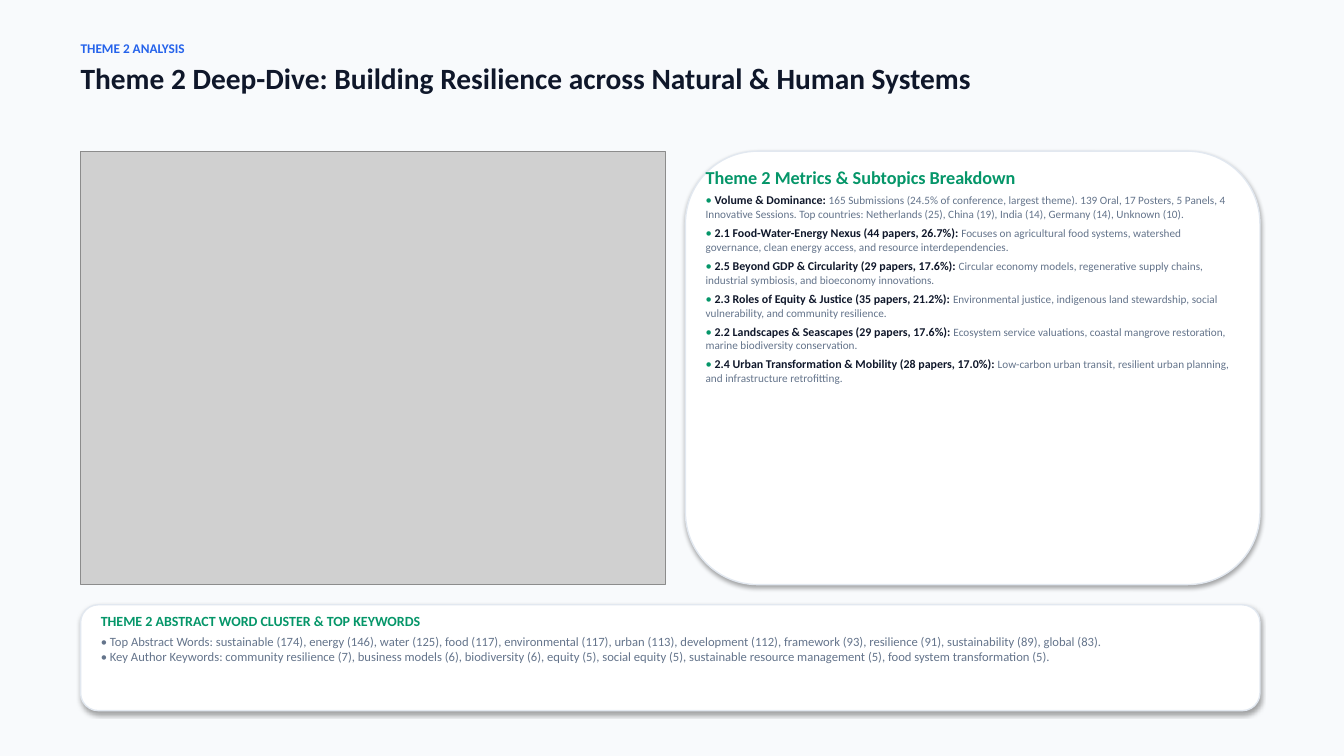
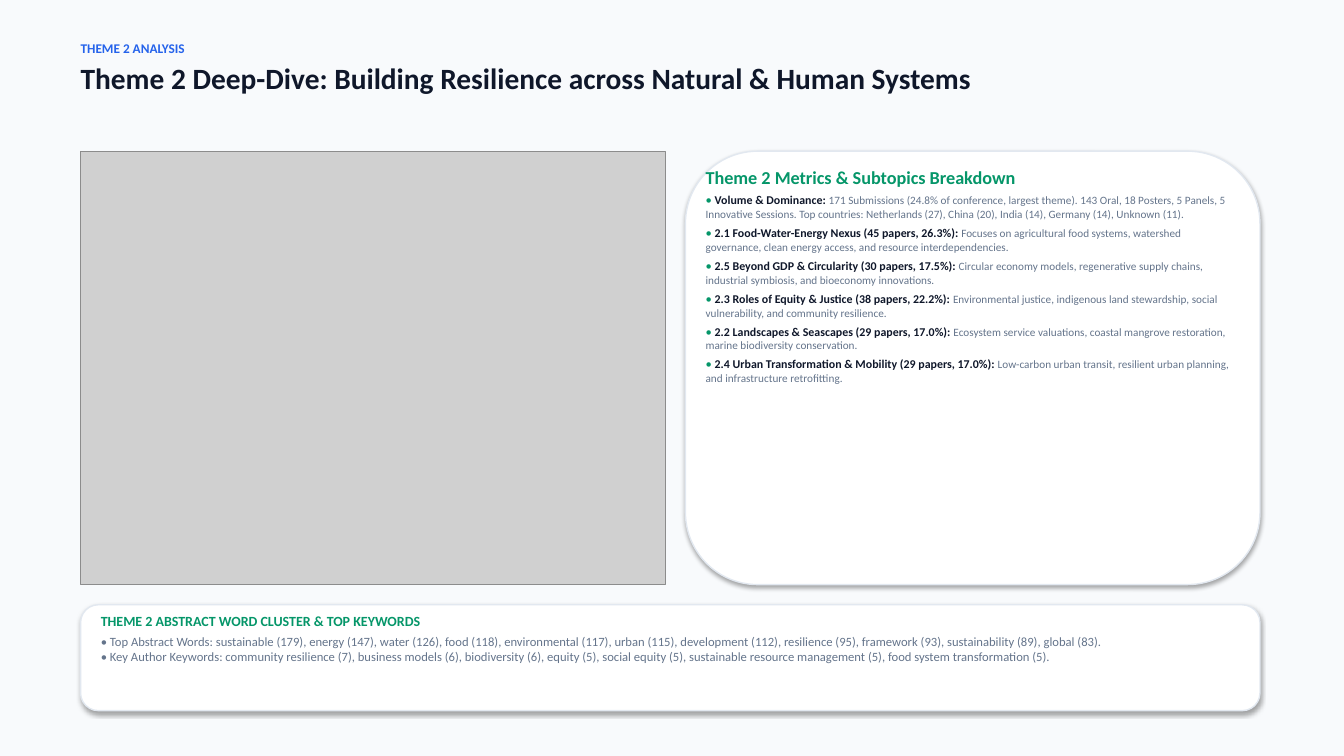
Before and after one commit to ponraj-aru/gsc2027-dashboard, a slide deck: slide 8 of GSC2027_Abstract_Submissions_Analysis_Report.pptx. Drawn at 1344x756 pixels with LibreOffice and Linux fonts; fonts in the diff are those of the drawing; grey boxes stand for pictures. Boxes give left, top, right and bottom in pixels: in the first picture for what was removed or moved away, otherwise in the second. Text is boxed around its words. In the diff, an @@ line names an element or a change of style, - is before the commit and + after.

Commit message:
Update dashboard with latest abstracts from adminPapersBrowse_2026-10-27_04-05-02.doc as of 2026-10-27 09:05:53

```diff
--- a/GSC2027_Abstract_Submissions_Analysis_Report.pptx
+++ b/GSC2027_Abstract_Submissions_Analysis_Report.pptx
@@ text at [706, 195, 1229, 384]: text changed @@
-• Volume & Dominance: 165 Submissions (24.5% of conference, largest theme). 139 Oral, 17 Posters, 5 Panels, 4 Innovative Sessions. Top countries: Netherlands (25), China (19), India (14), Germany (14), Unknown (10).
-• 2.1 Food-Water-Energy Nexus (44 papers, 26.7%): Focuses on agricultural food systems, watershed governance, clean energy access, and resource interdependencies.
-• 2.5 Beyond GDP & Circularity (29 papers, 17.6%): Circular economy models, regenerative supply chains, industrial symbiosis, and bioeconomy innovations.
-• 2.3 Roles of Equity & Justice (35 papers, 21.2%): Environmental justice, indigenous land stewardship, social vulnerability, and community resilience.
-• 2.2 Landscapes & Seascapes (29 papers, 17.6%): Ecosystem service valuations, coastal mangrove restoration, marine biodiversity conservation.
-• 2.4 Urban Transformation & Mobility (28 papers, 17.0%): Low-carbon urban transit, resilient urban planning, and infrastructure retrofitting.
+• Volume & Dominance: 171 Submissions (24.8% of conference, largest theme). 143 Oral, 18 Posters, 5 Panels, 5 Innovative Sessions. Top countries: Netherlands (27), China (20), India (14), Germany (14), Unknown (11).
+• 2.1 Food-Water-Energy Nexus (45 papers, 26.3%): Focuses on agricultural food systems, watershed governance, clean energy access, and resource interdependencies.
+• 2.5 Beyond GDP & Circularity (30 papers, 17.5%): Circular economy models, regenerative supply chains, industrial symbiosis, and bioeconomy innovations.
+• 2.3 Roles of Equity & Justice (38 papers, 22.2%): Environmental justice, indigenous land stewardship, social vulnerability, and community resilience.
+• 2.2 Landscapes & Seascapes (29 papers, 17.0%): Ecosystem service valuations, coastal mangrove restoration, marine biodiversity conservation.
+• 2.4 Urban Transformation & Mobility (29 papers, 17.0%): Low-carbon urban transit, resilient urban planning, and infrastructure retrofitting.
@@ text at [110, 637, 1101, 663]: text changed @@
-• Top Abstract Words: sustainable (174), energy (146), water (125), food (117), environmental (117), urban (113), development (112), framework (93), resilience (91), sustainability (89), global (83).
-• Key Author Keywords: community resilience (7), business models (6), biodiversity (6), equity (5), social equity (5), sustainable resource management (5), food system transformation (5).
+• Top Abstract Words: sustainable (179), energy (147), water (126), food (118), environmental (117), urban (115), development (112), resilience (95), framework (93), sustainability (89), global (83).
+• Key Author Keywords: community resilience (7), business models (6), biodiversity (6), equity (5), social equity (5), sustainable resource management (5), food system transformation (5).
```
Also in this commit, not shown: 14 other slides changed, 51 other files.
